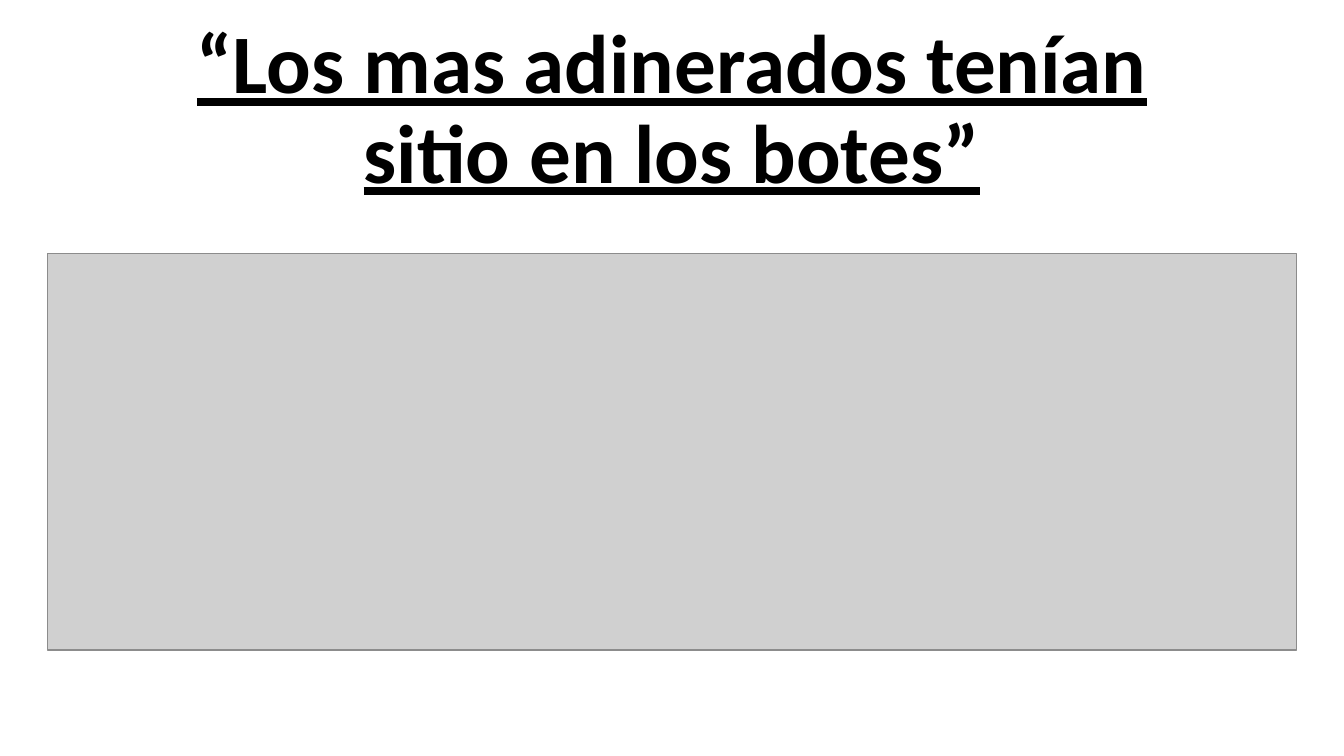
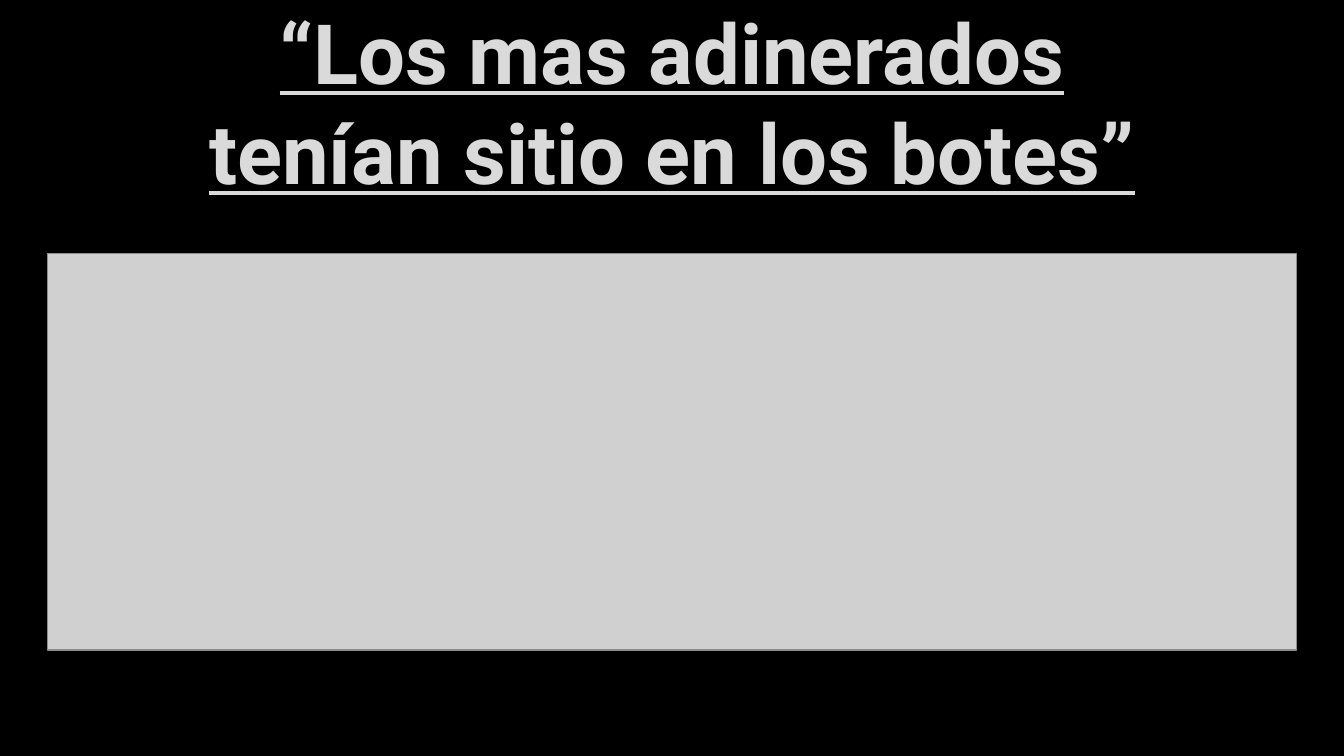
Before and after one commit to guicnw/ONLINE_DS_THEBRIDGE_GUILLERMO, a slide deck: slide 3 of Sprint_8/Sprint8_Unidad_2/Practica_Obligatoria_Sprint8_Unidad_2/Titanic Presentación.pptx. Drawn at 1344x756 pixels with LibreOffice and Linux fonts; fonts in the diff are those of the drawing; grey boxes stand for pictures; background and template pictures are left out. Boxes give left, top, right and bottom in pixels: in the first picture for what was removed or moved away, otherwise in the second. Text is boxed around its words. In the diff, an @@ line names an element or a change of style, - is before the commit and + after.

```diff
--- a/Sprint_8/Sprint8_Unidad_2/Practica_Obligatoria_Sprint8_Unidad_2/Titanic Presentación.pptx
+++ b/Sprint_8/Sprint8_Unidad_2/Practica_Obligatoria_Sprint8_Unidad_2/Titanic Presentación.pptx
@@ background #FFFFFF to picture (left out) @@
@@ title "“Los mas adinerados tenían sitio ..." at [209, 20, 1134, 195]: font Calibri to Roboto, text colour #000000 to #DADADA, letter outline none to #404040 0.75 pt; line spacing 0.9 to 1 @@
```
Also in this commit, not shown: 4 other slides changed.
